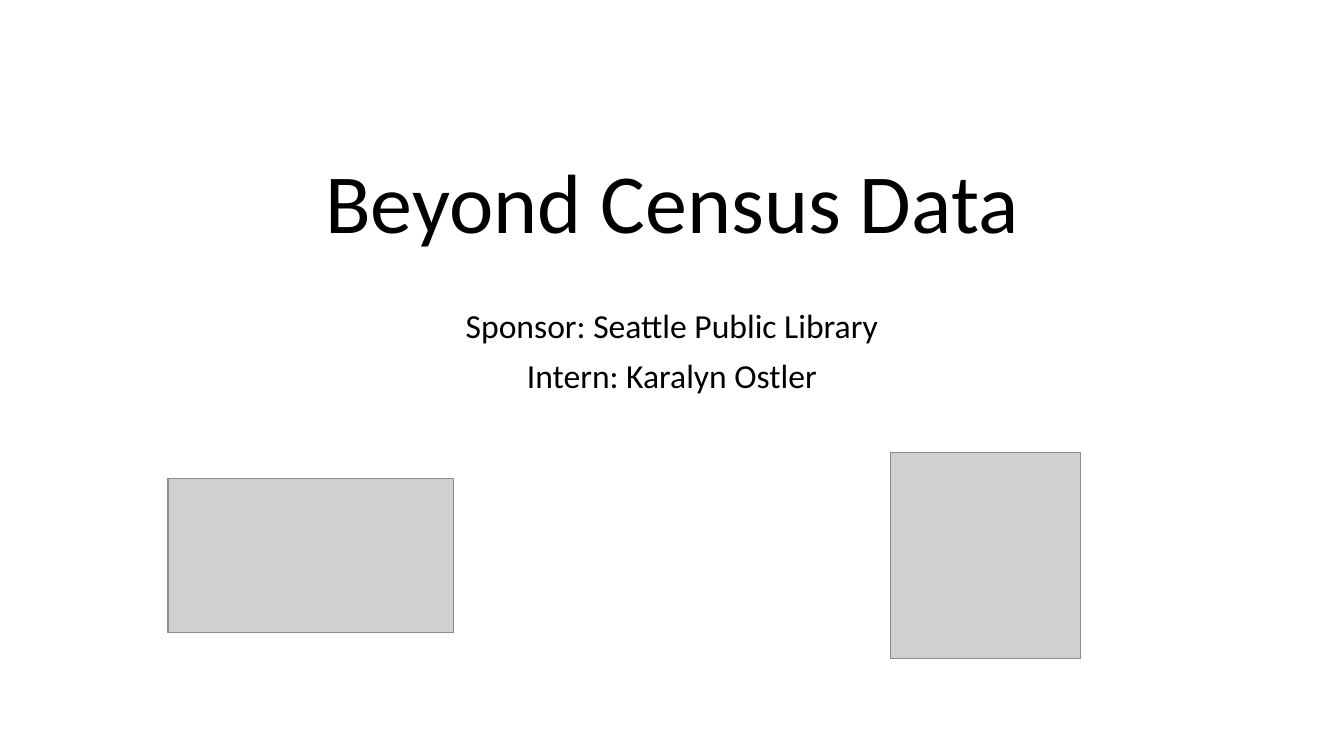
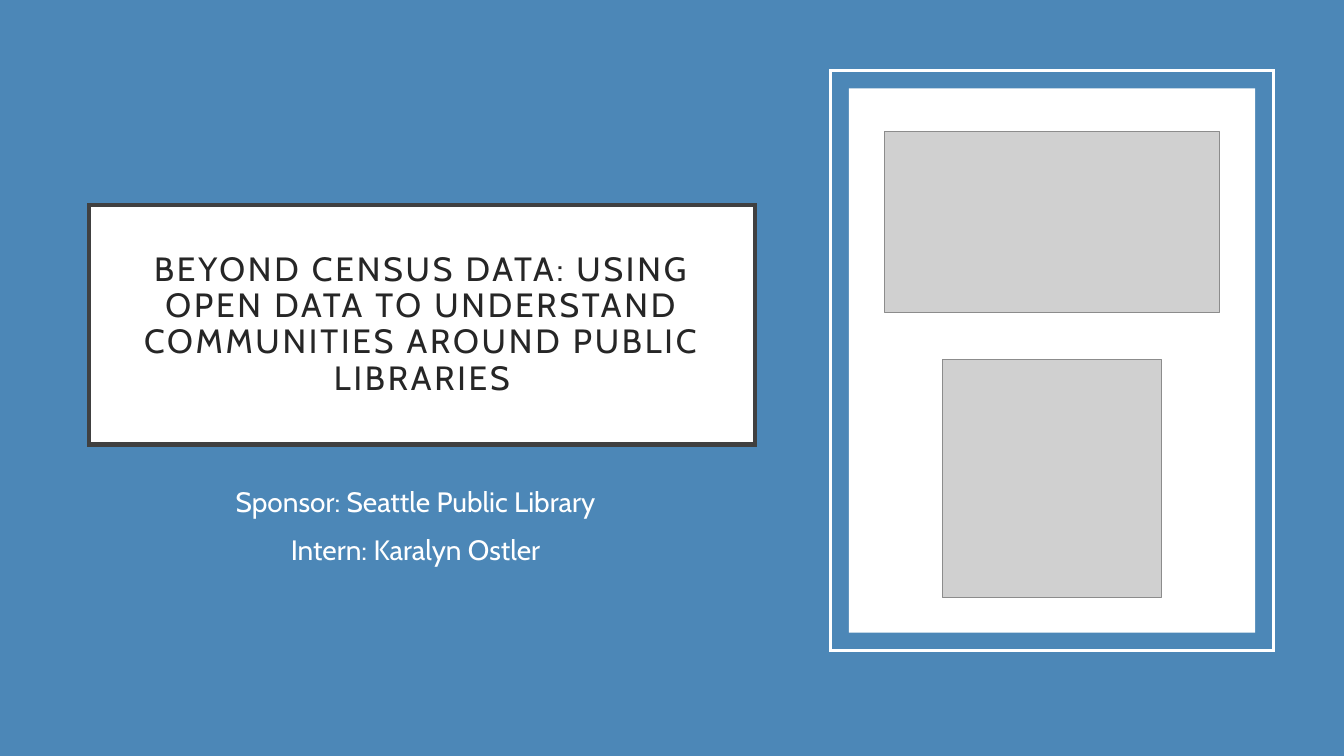
Before and after one commit to OpenDataLiteracy/SPL-KO, a slide deck: slide 1 of ODL_showcasepres.pptx. Drawn at 1344x756 pixels with LibreOffice and Linux fonts; fonts in the diff are those of the drawing; grey boxes stand for pictures. Boxes give left, top, right and bottom in pixels: in the first picture for what was removed or moved away, otherwise in the second. Text is boxed around its words. In the diff, an @@ line names an element or a change of style, - is before the commit and + after.

```diff
--- a/ODL_showcasepres.pptx
+++ b/ODL_showcasepres.pptx
@@ background #FFFFFF to #1C68A4 at 79% opacity @@
@@ rectangle added at [831,71,1273,651], outline #FFFFFF 2.5 pt @@
@@ rectangle added at [849,89,1255,633], fill #FFFFFF @@
@@ picture: place and size @@
-picture at [168,478,454,632]
+picture at [884,131,1220,312]
@@ title "BEYOND CENSUS DATA: USING OPEN ...": place and size @@
-title "BEYOND CENSUS DATA: USING OPEN ..." at [325,174,1019,247]
+title "BEYOND CENSUS DATA: USING OPEN ..." at [89,205,755,445]
@@ title "BEYOND CENSUS DATA: USING OPEN ..." at [89,205,755,445]: vertical alignment top to middle; fill none to #FFFFFF; outline none to #404040 3 pt @@
@@ title at [144,257,697,391]: text changed; size 60 to 24 pt; font Calibri to Cabin; text colour #000000 to #262626 @@
-Beyond Census Data
+BEYOND CENSUS DATA: USING OPEN DATA TO UNDERSTAND COMMUNITIES AROUND PUBLIC LIBRARIES
@@ picture: place and size @@
-picture at [890,452,1080,658]
+picture at [943,360,1162,598]
@@ subtitle "Sponsor: Seattle Public Library": place and size @@
-subtitle "Sponsor: Seattle Public Library" at [466,314,878,394]
+subtitle "Sponsor: Seattle Public Library" at [236,491,595,566]
@@ subtitle "Sponsor: Seattle Public Library" at [236,491,595,566]: size 24 to 20 pt, font Calibri to Cabin, text colour #000000 to #FFFFFF; line spacing 0.9 to 1 @@
```
Also in this commit, not shown: 10 other slides changed, 4 slides added, 4 slides removed.
